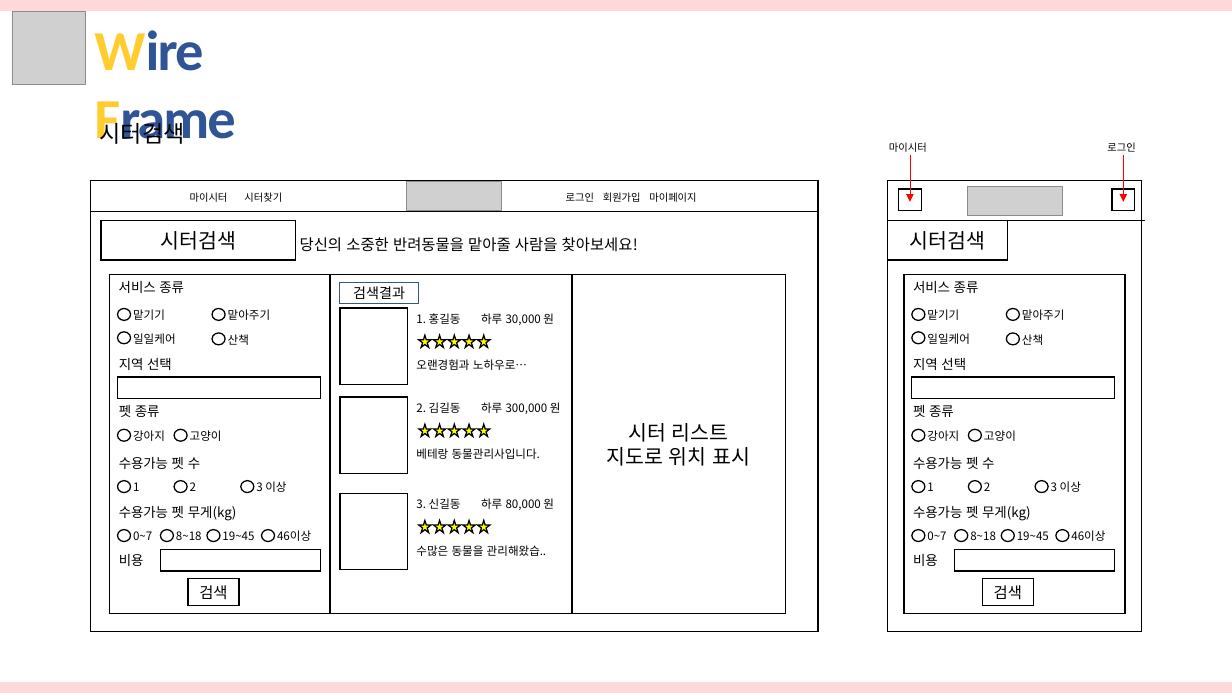
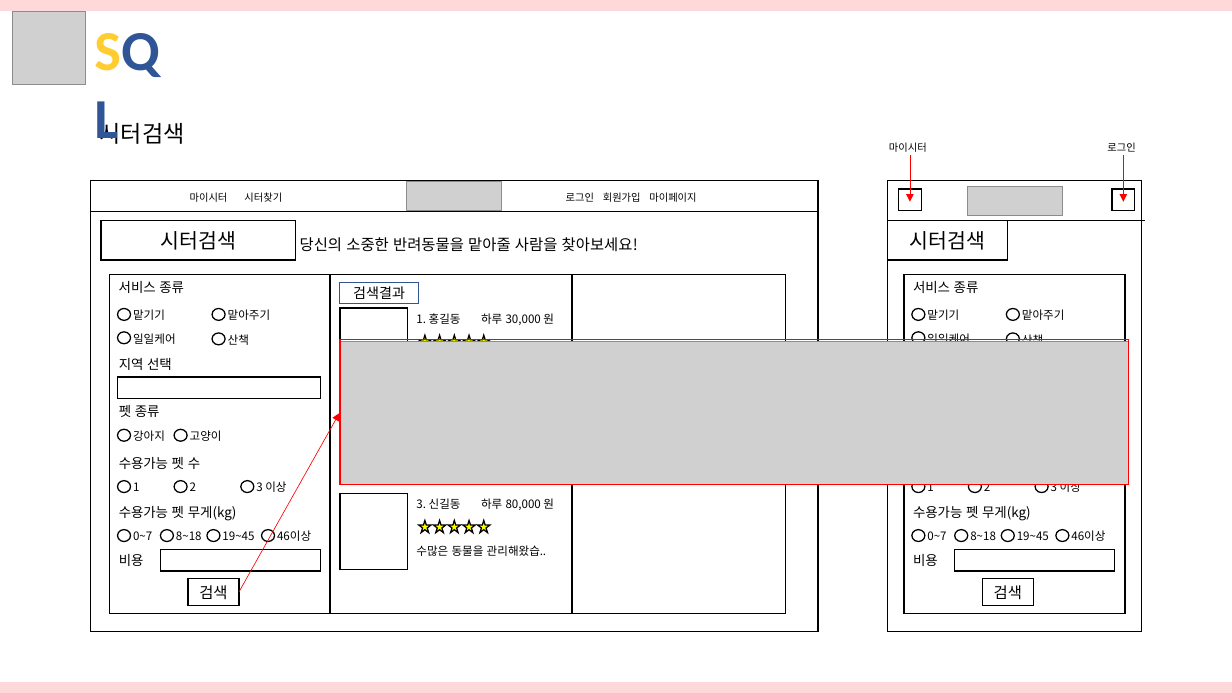
Before and after one commit to hhsw07/ezen-academy-projects, a slide deck: slide 18 of 반려동물관리서비스.pptx. Drawn at 1232x693 pixels with LibreOffice and Linux fonts; fonts in the diff are those of the drawing; grey boxes stand for pictures. Boxes give left, top, right and bottom in pixels: in the first picture for what was removed or moved away, otherwise in the second. Text is boxed around its words. In the diff, an @@ line names an element or a change of style, - is before the commit and + after.

```diff
--- a/반려동물관리서비스.pptx
+++ b/반려동물관리서비스.pptx
@@ text added at (85, 9, 188, 87), 44 pt, text #2F5597, bold @@
+SQL
@@ text removed at (94, 30, 235, 144) @@
-Wire Frame
@@ picture added at (339, 341, 1128, 484) @@
@@ rectangle added at (340, 340, 1128, 485), outline #FF0000 1 pt @@
@@ text removed at (416, 359, 527, 370) @@
-오랜경험과 노하우로…
@@ text removed at (913, 358, 966, 370) @@
-지역 선택
@@ rectangle removed at (912, 377, 1116, 399) @@
@@ arrow added from (239, 592) to (339, 413), #FF0000 0.5 pt @@
@@ text removed at (416, 402, 461, 413) @@
-2. 김길동
@@ text removed at (481, 402, 561, 414) @@
-하루 300,000 원
@@ text removed at (913, 405, 954, 417) @@
-펫 종류
@@ text removed at (416, 448, 540, 459) @@
-베테랑 동물관리사입니다.
@@ group removed at (419, 424, 490, 436): 5 stars @@
@@ text in rectangle at (607, 423, 750, 466): text removed @@
-시터 리스트
-지도로 위치 표시
@@ ellipse removed at (912, 430, 925, 442) @@
@@ text removed at (927, 430, 959, 441) @@
-강아지
@@ ellipse removed at (969, 430, 982, 442) @@
@@ text removed at (984, 430, 1016, 441) @@
-고양이
@@ text removed at (913, 457, 994, 469) @@
-수용가능 펫 수
```
Also in this commit, not shown: 4 other slides changed, 2 slides removed.
